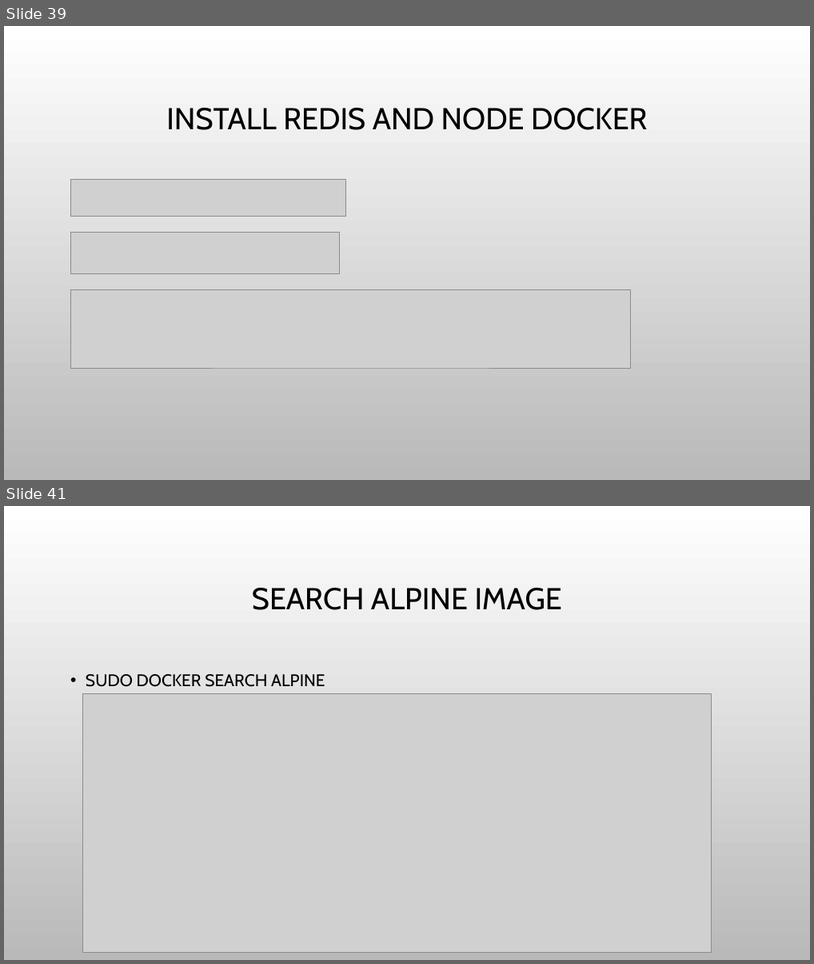
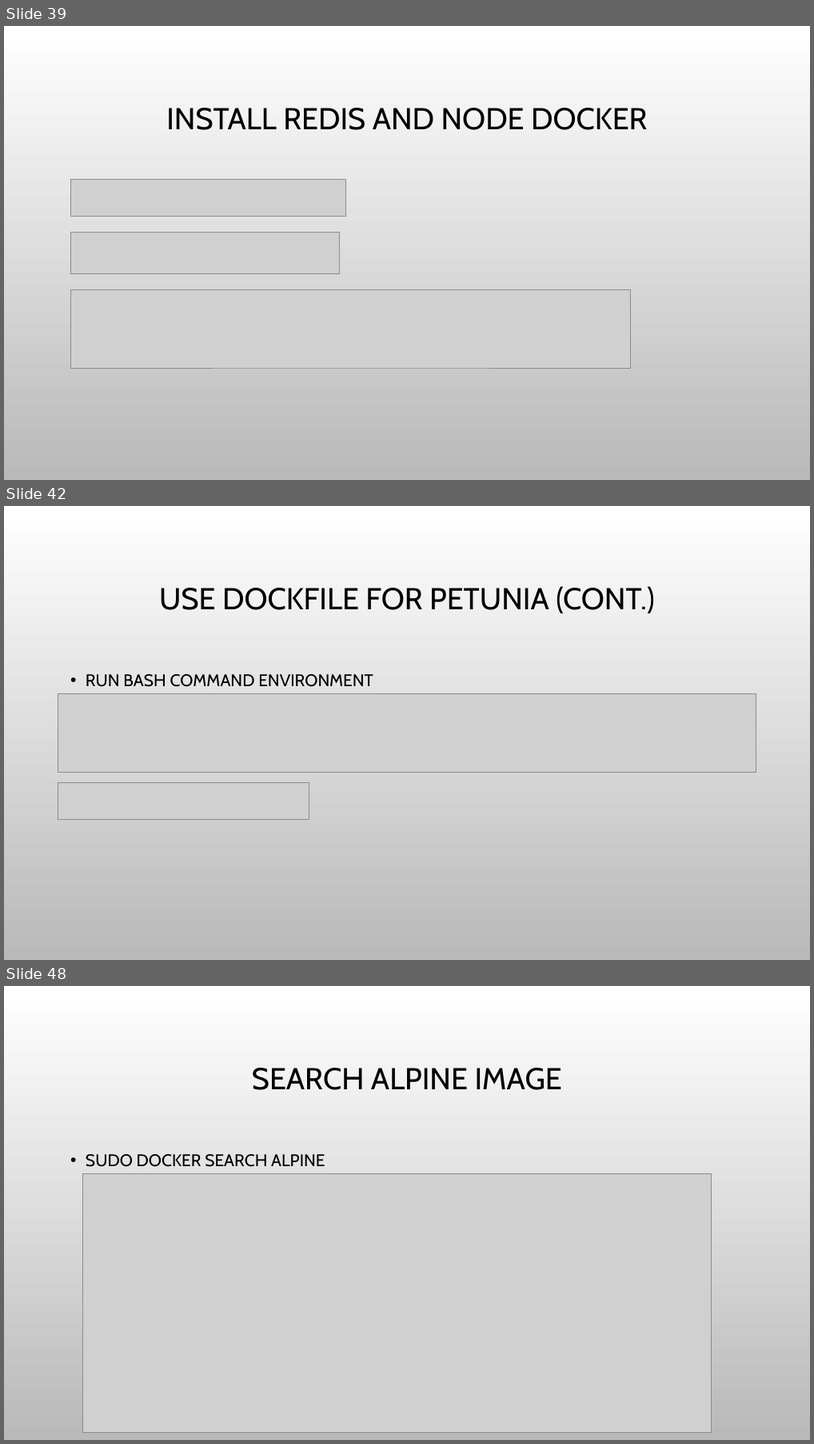
Before and after one commit to haixiang1977/iris, a slide deck: Docker Practice.pptx. Shown one above the other, each under a label of ours: slides 39 and 41 before the commit, slides 39, 42 and 48 after it; the slides between them are not shown. The pictures are 814x964 and 814x1444 pixels, drawn with LibreOffice and Linux fonts; fonts in the diff are those of the drawing; grey boxes stand for pictures; background and template pictures are left out. Boxes give left, top, right and bottom in pixels: in the first picture for what was removed or moved away, otherwise in the second. Text is boxed around its words. In the diff, an @@ line names an element or a change of style, - is before the commit and + after.

Commit message:
Add docker for petunia

```diff
--- a/Docker Practice.pptx
+++ b/Docker Practice.pptx
@@ slide 42 added at (4,506,810,960), background picture (left out) @@
@@ title added at (159,586,654,613), 36 pt, text #000000 @@
+USE DOCKFILE FOR PETUNIA (CONT.)
@@ picture added at (58,693,757,772) @@
@@ text added at (86,674,374,687), 20 pt, text #000000 @@
+• RUN BASH COMMAND ENVIRONMENT
@@ picture added at (58,782,310,819) @@
@@ what was slide 41 is now slide 48 @@
```
Also in this commit, not shown: 1 slide changed, 6 other slides added, 3 other files.
